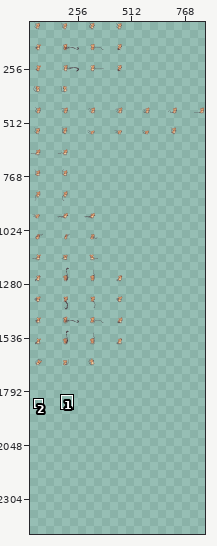
Sprite sheet -- Images/Player/Rat_sprites/rat_sheet.png. The picture above shows the old version from afar; the outline marks the close-up.
Close-up. Earlier state:
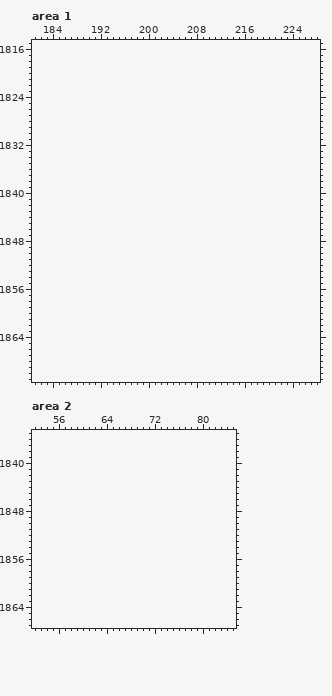
The file is 910x1700 pixels. Shown: area 1: x 181..228, y 1815..1871; area 2: x 52..85, y 1835..1867. The old version is drawn lined up with the new one, on the new canvas. The wide view leaves out empty margins. The commit also changed other parts of the picture, which this record leaves out.
Palette (. is transparent): 
Pixels before, area 1 (only the part around the change), first column x 181:
1815 ...............................................
1816 ...............................................
1817 ...............................................
1818 ...............................................
1819 ...............................................
1820 ...............................................
1821 ...............................................
1822 ...............................................
1823 ...............................................
1824 ...............................................
1825 ...............................................
1826 ...............................................
1827 ...............................................
1828 ...............................................
1829 ...............................................
1830 ...............................................
1831 ...............................................
1832 ...............................................
1833 ...............................................
1834 ...............................................
1835 ...............................................
1836 ...............................................
1837 ...............................................
1838 ...............................................
1839 ...............................................
1840 ...............................................
1841 ...............................................
1842 ...............................................
1843 ...............................................
1844 ...............................................
1845 ...............................................
1846 ...............................................
1847 ...............................................
1848 ...............................................
1849 ...............................................
1850 ...............................................
1851 ...............................................
1852 ...............................................
1853 ...............................................
1854 ...............................................
1855 ...............................................
1856 ...............................................
1857 ...............................................
1858 ...............................................
1859 ...............................................
1860 ...............................................
1861 ...............................................
1862 ...............................................
1863 ...............................................
1864 ...............................................
1865 ...............................................
1866 ...............................................
1867 ...............................................
1868 ...............................................
1869 ...............................................
1870 ...............................................
1871 ...............................................
Once edited:
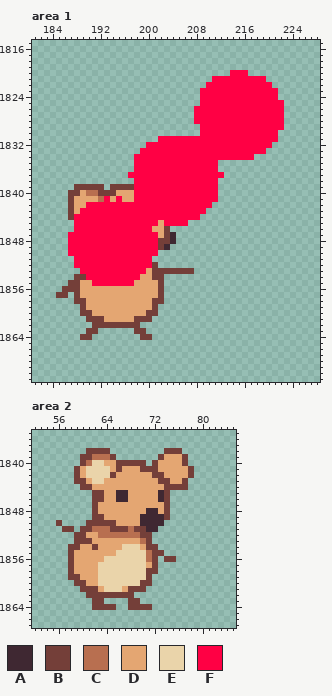
Colours new in this view: A #3f2832  B #743f39  C #b86f50  D #e4a672  E #ead4aa  F #ff0044
Change:
canvas 910x1700 -> 910x2500
Area 1:
y 1820: x 214..216 ... -> FFF
y 1821: x 211..219 ......... -> FFFFFFFFF
y 1822: x 210..220 ........... -> FFFFFFFFFFF
y 1823..1824: x 209..221 ............. -> FFFFFFFFFFFFF
y 1825: x 209..222 .............. -> FFFFFFFFFFFFFF
y 1826..1828: x 208..222 ............... -> FFFFFFFFFFFFFFF
y 1829: x 209..222 .............. -> FFFFFFFFFFFFFF
y 1830: x 209..221 ............. -> FFFFFFFFFFFFF
y 1831: x 202..221 .................... -> FFFFFFFFFFFFFFFFFFFF
y 1832: x 200..220 ..................... -> FFFFFFFFFFFFFFFFFFFFF
y 1833: x 199..219 ..................... -> FFFFFFFFFFFFFFFFFFFFF
y 1834: x 198..217 .................... -> FFFFFFFFFFFFFFFFFFFF
y 1835..1836: x 198..211 .............. -> FFFFFFFFFFFFFF
y 1837: x 197..212 ................ -> FFFFFFFFFFFFFFFF
y 1838: x 198..211 .............. -> FFFFFFFFFFFFFF
y 1839: x 188..192 ..... -> BBBBB; x 194..211 .................. -> BBBBFFFFFFFFFFFFFF
y 1840: x 187..211 ......................... -> BBDCCBBBDDDFFFFFFFFFFFFFF
y 1841: x 187..211 ......................... -> BDDDDCFDFDDFFFFFFFFFFFFFF
y 1842: x 187..210 ........................ -> BDDFFFFFFFFFFFFFFFFFFFFF
y 1843: x 187..209 ....................... -> BDFFFFFFFFFFFFFFFFFFFFF
y 1844: x 187..208 ...................... -> BFFFFFFFFFFFFFFFFFFFFF
y 1845: x 188..206 ................... -> FFFFFFFFFFFFFFDFFFF
y 1846: x 188..203 ................ -> FFFFFFFFFFFFFDDB
y 1847: x 187..204 .................. -> FFFFFFFFFFFFFFFDBA
y 1848: x 187..204 .................. -> FFFFFFFFFFFFFFFBBA
y 1849: x 187..203 ................. -> FFFFFFFFFFFFFFFBA
y 1850: x 187..201 ............... -> FFFFFFFFFFFFFFF
y 1851: x 188..200 ............. -> FFFFFFFFFFFFF
y 1852: x 188..201 .............. -> FFFFFFFFFFFFFB
y 1853: x 189..207 ................... -> FFFFFFFFFFFDBBBBBBB
y 1854: x 188..202 ............... -> BBFFFFFFFFFDDBB
y 1855: x 187..202 ................ -> BBDDFFFFFFFDDDDB
y 1856: x 186..202 ................. -> BBBDDDDDDDDDDDDDB
y 1857: x 185..186 .. -> BB; x 188..202 ............... -> BDDDDDDDDDDDDDB
y 1858: x 188..202 ............... -> BBDDDDDDDDDDDBB
y 1859: x 189..201 ............. -> BDDDDDDDDDDDB
y 1860: x 189..201 ............. -> BBDDDDDDDDDBB
y 1861: x 190..200 ........... -> BBBDDDDDBBB
y 1862: x 191..198 ........ -> BBBBBBBB
y 1863: x 190..191 .. -> BB; x 198..199 .. -> BB
y 1864: x 189..190 .. -> BB; x 199..200 .. -> BB
Area 2:
y 1838: x 61..64 .... -> BBBB; x 74..76 ... -> BBB
y 1839: x 60..65 ...... -> BBCCCB; x 73..77 ..... -> BDDDB
y 1840: x 60..70 ........... -> BCEEDDBBBBB; x 72..77 ...... -> BDDDDB
y 1841: x 59..78 .................... -> BDEEEEDBDDDBBBDDDDDB
y 1842: x 59..78 .................... -> BDEEEEBDDDDDDBBDDDDB
y 1843: x 59..77 ................... -> BBDEEDDDDDDDDDBBDDB
y 1844: x 60..77 .................. -> BBDDDDDDDDDDDDBBBB
y 1845..1846: x 62..74 ............. -> BBDDAADDDDDAB
y 1847: x 62..74 ............. -> BDDDDDDDDDDDB
y 1848: x 62..74 ............. -> BDDDDDDDDAADB
y 1849: x 62..74 ............. -> BBDDDDDDAAAAB
y 1850: x 56 . -> B; x 61..73 ............. -> BBBBBDDDDAAAA
y 1851: x 57..58 .. -> BB; x 60..72 ............. -> BBCCCBBBCBBAA
y 1852: x 59..71 ............. -> BBDDCCCCCCCBB
y 1853: x 59..71 ............. -> BBBDDDDDDDDCB
y 1854: x 58..72 ............... -> BBDDBDDDDEEEDBB
y 1855: x 58..73 ................ -> BDDDDDDDEEEEECBB
y 1856: x 58..72 ............... -> BDDDDDEEEEEEECB; x 74..75 .. -> BB
y 1857: x 58..72 ............... -> BDDDDEEEEEEEEDB
y 1858: x 58..72 ............... -> BDDDDEEEEEEEEBB
y 1859: x 58..71 .............. -> BBDDDEEEEEEEEB
y 1860: x 59..71 ............. -> BBDDEEEEEEEBB
y 1861: x 60..70 ........... -> BBBDEEEDBBB
y 1862: x 61..68 ........ -> BBBBBBBB
y 1863: x 62..63 .. -> BB; x 68..69 .. -> BB
y 1864: x 62..65 .... -> BBBB; x 68..71 .... -> BBBB
Changed places in both close-ups, as pixel boxes (x1, y1, x2, y2):
added: (56, 70, 284, 340)
added: (56, 448, 194, 610)
